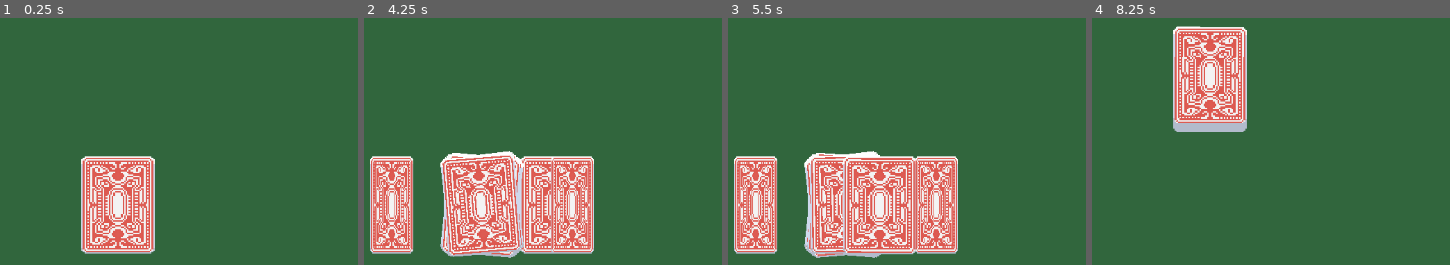
Above: before the commit, frames 1-4 (left to right).
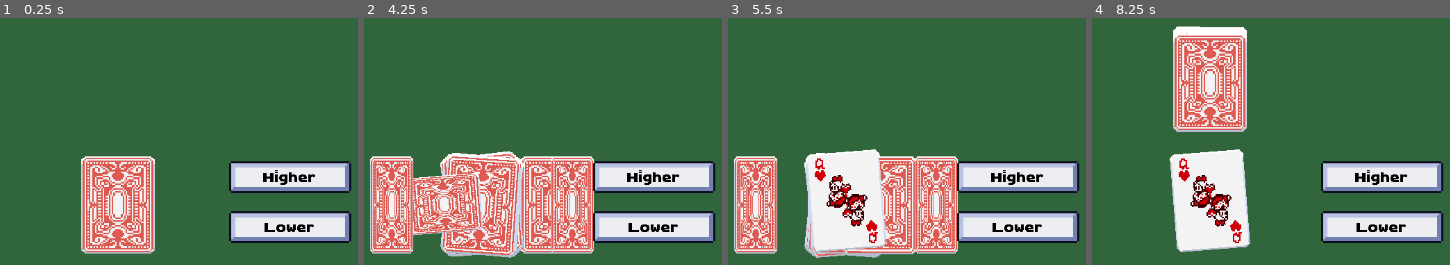
Above: after the commit, the same moments.

Repository: luisarmada/hawk-eye-card-game
Game: Godot game, scene res://levels/game_level.tscn
Same seed, same stepped clock (60 frames per second), same inputs: the game is played once before the commit and once after it.
Inputs:
- Up to frame 1 (0.25 s): no input
- Up to frame 2 (4.25 s): tap Enter at 0.5 s; tap Q (DEBUG, bound only after the commit) at 4.15 s
- Up to frame 3 (5.5 s): no input
- Up to frame 4 (8.25 s): no input

The runs differ from the first frame. In frame 1, 8.8% of the frame differs, in the area x 63-99%, y 57-92%; in frame 2, 16%; in frame 3, 15%; in frame 4, 22%, in the area x 21-99%, y 4-95%.

Commit message:
Card drawing animations

Diff:
--- a/levels/game_level.tscn
+++ b/levels/game_level.tscn
@@ -1,8 +1,10 @@
-[gd_scene load_steps=4 format=3 uid="uid://chjuvk84o5h0c"]
+[gd_scene load_steps=6 format=3 uid="uid://chjuvk84o5h0c"]
 
 [ext_resource type="PackedScene" uid="uid://b8afhoh124qk1" path="res://objects/deck.tscn" id="2_tlhdu"]
 [ext_resource type="PackedScene" uid="uid://bwgojbji83w6t" path="res://objects/hawk_eye.tscn" id="3_gy5mt"]
+[ext_resource type="AudioStream" uid="uid://dvijm8omhislv" path="res://art/Audio/Casino Jazz by Pink Banana [Noir Jazz No Copyright Music].wav" id="4_6upfq"]
 [ext_resource type="FontFile" uid="uid://bnt2dlo1wam78" path="res://art/Quit 13.ttf" id="4_q1hkt"]
+[ext_resource type="Texture2D" uid="uid://o0jk18jiswlr" path="res://art/button.png" id="4_xkg5p"]
 
 [node name="gameLevel" type="Node2D"]
 
@@ -40,3 +42,46 @@
 text = "[center]The Hawk is calculating..."
 fit_content = true
 autowrap_mode = 0
+
+[node name="TextureRect" type="TextureRect" parent="Control/CanvasLayer"]
+offset_left = 736.0
+offset_top = 256.0
+offset_right = 912.0
+offset_bottom = 312.0
+texture = ExtResource("4_xkg5p")
+stretch_mode = 5
+
+[node name="RichTextLabel" type="RichTextLabel" parent="Control/CanvasLayer/TextureRect"]
+layout_mode = 0
+offset_top = 16.0
+offset_right = 176.0
+offset_bottom = 48.0
+mouse_filter = 2
+theme_override_colors/default_color = Color(0, 0, 0, 1)
+theme_override_fonts/normal_font = ExtResource("4_q1hkt")
+bbcode_enabled = true
+text = "[center]Higher"
+
+[node name="TextureRect2" type="TextureRect" parent="Control/CanvasLayer"]
+offset_left = 736.0
+offset_top = 328.0
+offset_right = 912.0
+offset_bottom = 384.0
+texture = ExtResource("4_xkg5p")
+stretch_mode = 5
+
+[node name="RichTextLabel" type="RichTextLabel" parent="Control/CanvasLayer/TextureRect2"]
+layout_mode = 0
+offset_top = 16.0
+offset_right = 176.0
+offset_bottom = 48.0
+mouse_filter = 2
+theme_override_colors/default_color = Color(0, 0, 0, 1)
+theme_override_fonts/normal_font = ExtResource("4_q1hkt")
+bbcode_enabled = true
+text = "[center]Lower"
+
+[node name="BGMusic" type="AudioStreamPlayer2D" parent="."]
+stream = ExtResource("4_6upfq")
+volume_db = -7.5
+autoplay = true
--- a/objects/deck.gd
+++ b/objects/deck.gd
@@ -13,6 +13,10 @@
 func _ready():
 
 	ShuffleAnimationStart()
+
+func _process(_delta):
+	if(Input.is_action_just_pressed("DEBUG")):
+		CardDrawAnimationStart()
 
 # Riffle animation
 func ShuffleAnimationStart():
@@ -91,7 +95,7 @@
 	var shuffle_tween = get_tree().create_tween().set_ease(Tween.EASE_IN).set_parallel(true)
 
 	for i in card_array.size():
-		card_array[i].z_index = -i
+		card_array[i].z_index = i # Card 0 would be at the bottom of the deck
 		shuffle_tween.tween_property(card_array[i], "rotation_degrees", 0.0, card_split_time*2)
 		shuffle_tween.tween_property(card_array[i], "position", Vector2(0, position.y + deck_y_offset + (0.2 * i)), card_split_time*2)
 
@@ -99,3 +103,34 @@
 			card_array[i].PlaySoundEffect(1)
 
 	shuffle_tween.play()
+
+func CardDrawAnimationStart():
+
+	if card_array.is_empty():
+		return
+
+	var card_draw_index = card_array.size() - 1
+	var card_to_draw = card_array.pop_back()
+
+	var pull_tween = get_tree().create_tween().set_ease(Tween.EASE_IN)
+	pull_tween.tween_property(card_to_draw, "position", Vector2(0, -0.2 * card_draw_index), card_split_time)
+	pull_tween.play()
+
+	pull_tween.tween_callback(Callable(self, "CardDrawAnimationEnd").bind(card_to_draw))
+
+	var flip_tween = get_tree().create_tween().set_ease(Tween.EASE_IN)
+	flip_tween.tween_property(card_to_draw, "scale", Vector2(scale.x, 0), card_split_time / 2)
+	flip_tween.play()
+	flip_tween.tween_callback(Callable(self, "CardFlipAnimation").bind(card_to_draw))
+
+	card_to_draw.PlaySoundEffect(0)
+
+func CardDrawAnimationEnd(card_to_draw):
+	card_to_draw.z_index = -card_to_draw.z_index
+
+func CardFlipAnimation(card_to_draw):
+	var flip_tween = get_tree().create_tween().set_ease(Tween.EASE_IN)
+	flip_tween.tween_property(card_to_draw, "scale", Vector2(scale.x, scale.y), card_split_time / 2)
+	flip_tween.play()
+
+	card_to_draw.frame = randi_range(0, 55)
--- a/objects/flipped_card.tscn
+++ b/objects/flipped_card.tscn
@@ -9,6 +9,7 @@
 hframes = 7
 vframes = 9
 frame = 57
+region_rect = Rect2(0, 0, 336, 576)
 script = ExtResource("2_kb5hn")
 
 [node name="SlideSFX" type="AudioStreamPlayer2D" parent="."]
--- a/project.godot
+++ b/project.godot
@@ -19,6 +19,14 @@
 
 window/stretch/mode="viewport"
 
+[input]
+
+DEBUG={
+"deadzone": 0.5,
+"events": [Object(InputEventKey,"resource_local_to_scene":false,"resource_name":"","device":-1,"window_id":0,"alt_pressed":false,"shift_pressed":false,"ctrl_pressed":false,"meta_pressed":false,"pressed":false,"keycode":0,"physical_keycode":81,"key_label":0,"unicode":113,"location":0,"echo":false,"script":null)
+]
+}
+
 [rendering]
 
 textures/canvas_textures/default_texture_filter=0
Not shown, added: art/Audio/Casino Jazz by Pink Banana [Noir Jazz No Copyright Music].wav.import
Binary file added: art/button.png
Not shown, added: art/button.png.import
Not shown, added: art/Audio/Casino Jazz by Pink Banana [Noir Jazz No Copyright Music].wav
